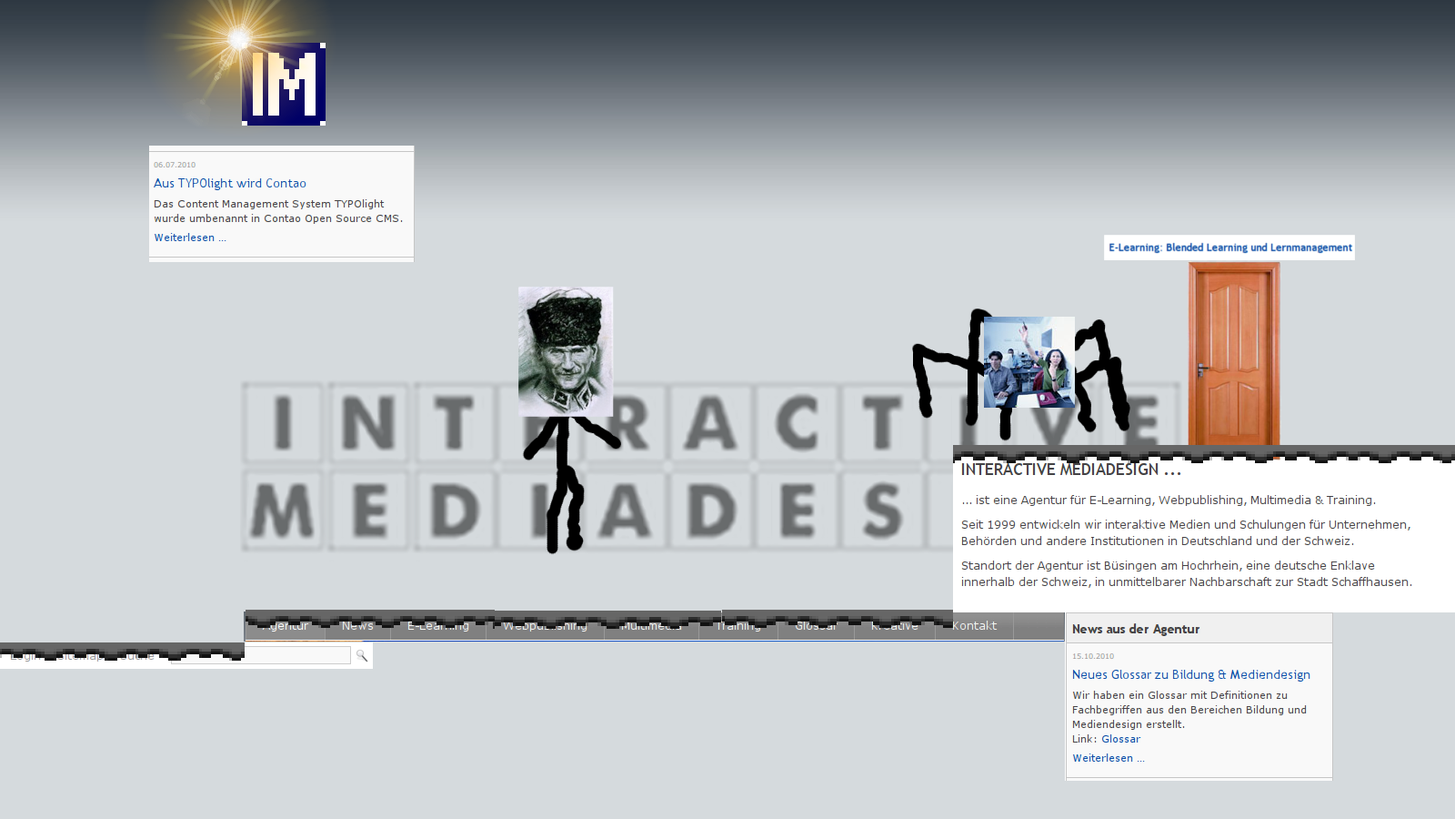
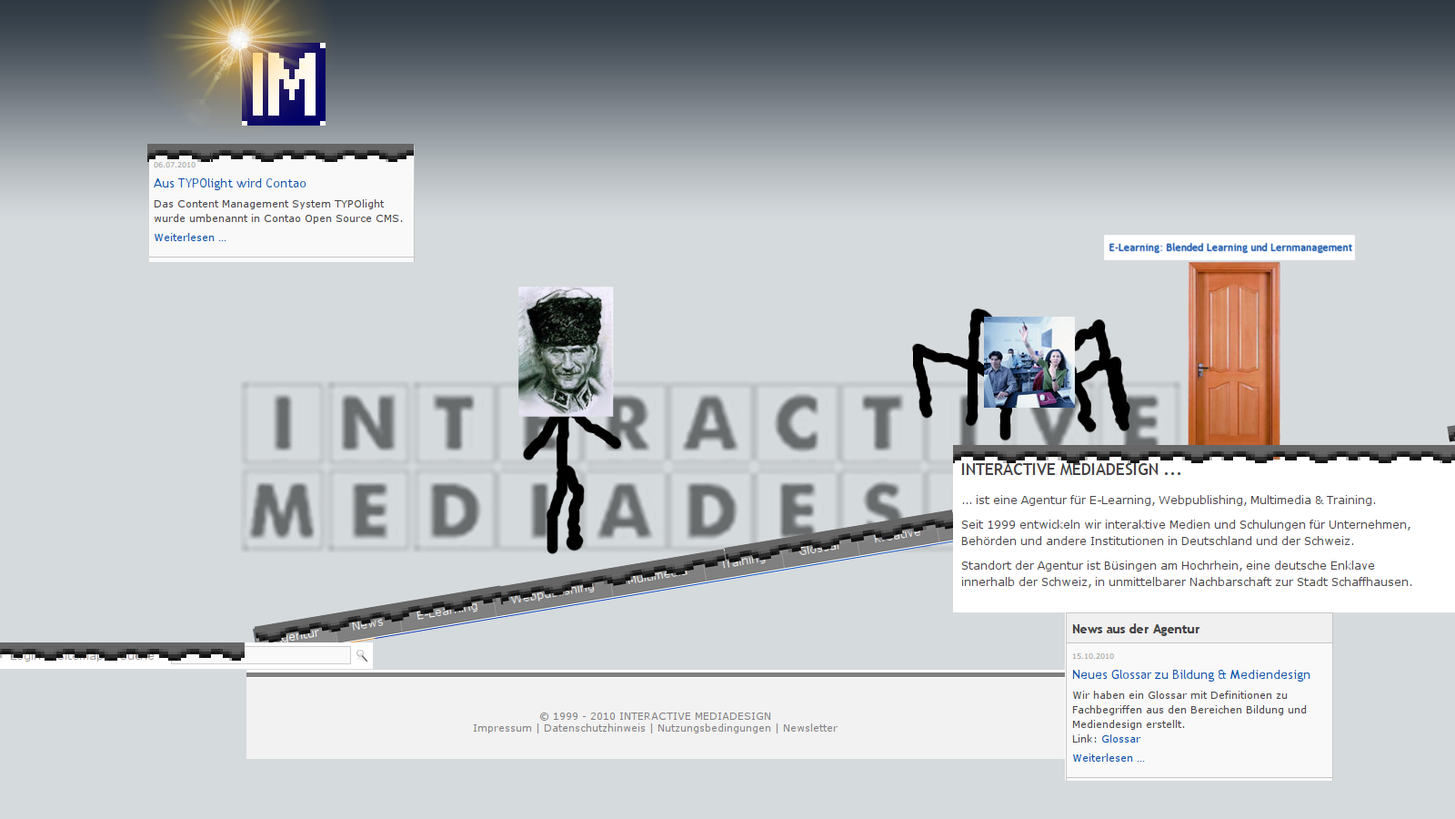
Comparing the layer stacks of the two 1455x819 images. Changes:
added layer "Pasted Layer #17" above "Pasted Layer #16" over [211, 143, 414, 162]
added layer "Pasted Layer #16" above "Layer #2" over [147, 143, 376, 162]
removed layer "Pasted Layer #9" from group "Layer Group #1" over [245, 609, 954, 628]
removed layer "Pasted Layer #11" from group "Layer Group #1" over [492, 610, 722, 629]
moved "Pasted Layer #14" into group "Layer Group" over [149, 145, 414, 162]
added layer "Pasted Layer" (1st of 2, in "Layer Group") in group "Layer Group" over [246, 669, 1066, 759]
added group "Layer Group #2" with 1 layers above "Pasted Layer #1" over [252, 424, 1455, 643]
moved "Pasted Layer" (2nd of 2, in "Layer Group #2") into group "Layer Group #2", painted on it over [243, 424, 1455, 643]
